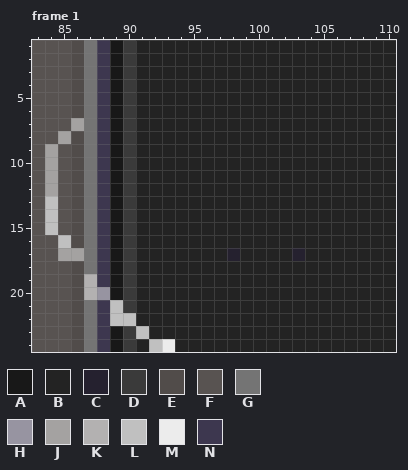
Pixel-art file -- public/assets/menu_assets/main_menu/buttons/forge.aseprite. Above is the file before it was changed.
114x26 pixels, 14 frames. Colours within 5 levels of each other are drawn and written as one. Shown: frame 1: x 83..110, y 1..24. The commit also changed other frames or places, which this record leaves out.
Visible layers, top first: "Frame #2", "Glow", "Frame", "Cables", "Columns", "BG".
Palette (. is transparent): A #181818  B #232323  C #25212f  D #3a3a3a  E #514c4a  F #585351  G #747474  H #9794a1  J #a4a2a1  K #b3b1b1  L #c0c0c0  M #ececec  N #3d374f
Pixels before, frame 1, first column x 83:
 1 FFFEGNADBBBBBBBBBBBBBBBBBBBB
 2 FFFEGNADBBBBBBBBBBBBBBBBBBBB
 3 FFFEGNADBBBBBBBBBBBBBBBBBBBB
 4 FFFEGNADBBBBBBBBBBBBBBBBBBBB
 5 FFFEGNADBBBBBBBBBBBBBBBBBBBB
 6 FFFEGNADBBBBBBBBBBBBBBBBBBBB
 7 FFFJGNADBBBBBBBBBBBBBBBBBBBB
 8 FFJEGNADBBBBBBBBBBBBBBBBBBBB
 9 FJFEGNADBBBBBBBBBBBBBBBBBBBB
10 FJFEGNADBBBBBBBBBBBBBBBBBBBB
11 FJFEGNADBBBBBBBBBBBBBBBBBBBB
12 FJFEGNADBBBBBBBBBBBBBBBBBBBB
13 FLFEGNADBBBBBBBBBBBBBBBBBBBB
14 FLFEGNADBBBBBBBBBBBBBBBBBBBB
15 FLFEGNADBBBBBBBBBBBBBBBBBBBB
16 FFLEGNADBBBBBBBBBBBBBBBBBBBB
17 FFJJGNADBBBBBBBCBBBBCBBBBBBB
18 FFFEGNADBBBBBBBBBBBBBBBBBBBB
19 FFFEKNADBBBBBBBBBBBBBBBBBBBB
20 FFFEKHADBBBBBBBBBBBBBBBBBBBB
21 FFFEGNLDBBBBBBBBBBBBBBBBBBBB
22 FFFEGNLLBBBBBBBBBBBBBBBBBBBB
23 FFFEGNADLBBBBBBBBBBBBBBBBBBB
24 FFFEGNADBLMBBBBBBBBBBBBBBBBB
After the commit:
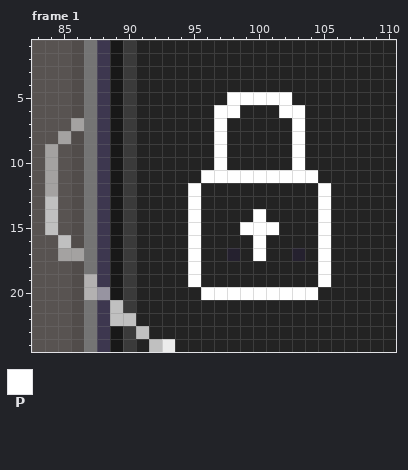
Colours new in this view: P #ffffff
From old to new:
layer "Hover Icon" added
Changed rows in their new state; - is an unchanged pixel.
Frame 1, layer "Hover Icon":
first column x 95:
 5 ---PPPPP---
 6 --PP---PP--
 7 --P-----P--
 8 --P-----P--
 9 --P-----P--
10 --P-----P--
11 -PPPPPPPPP-
12 P---------P
13 P---------P
14 P----P----P
15 P---PPP---P
16 P----P----P
17 P----P----P
18 P---------P
19 P---------P
20 -PPPPPPPPP-
Boxes around the changes in both pictures, in picture pixels (x1, y1, x2, y2):
changed: (188, 92, 331, 300)
